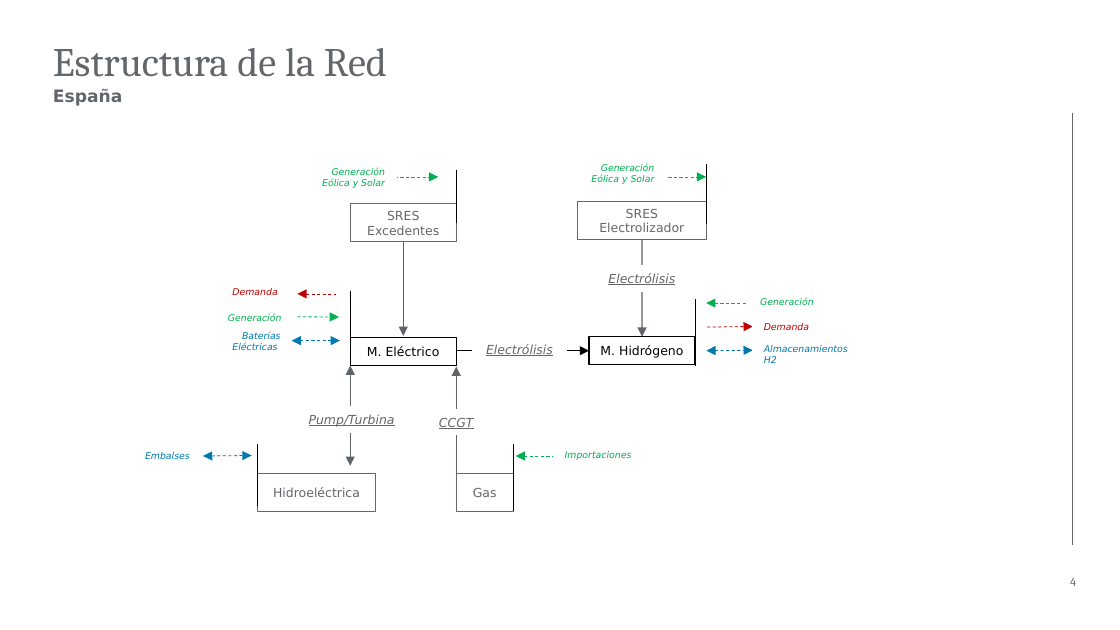
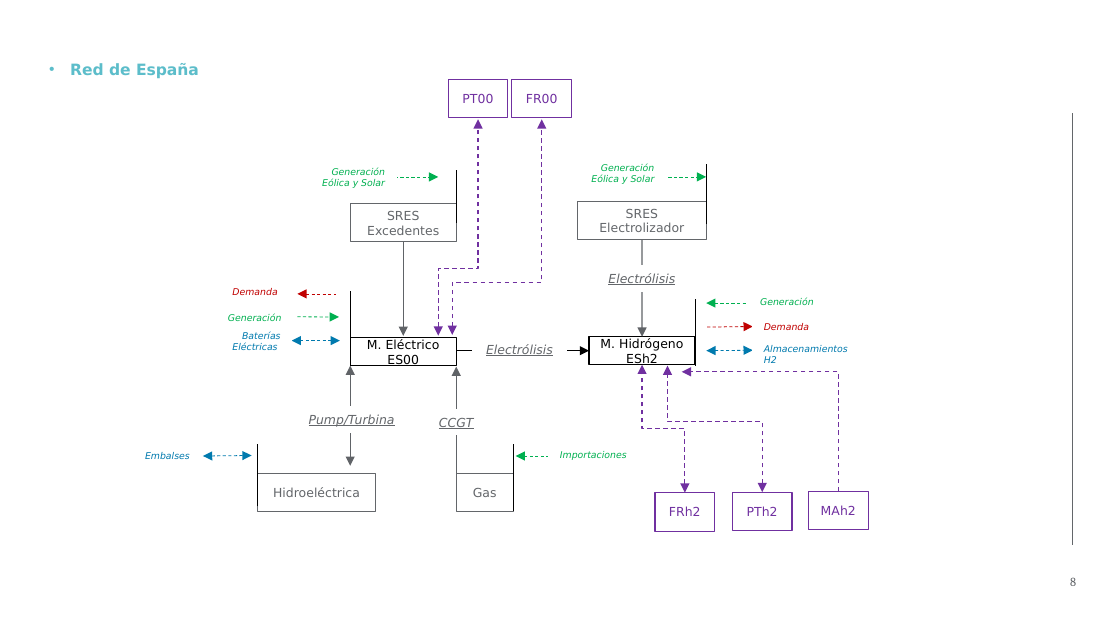
Before and after one commit to anabatres28-png/Dispatching-Project-in-PypSA, a slide deck: slide 8 of hojas_de_datos/presentación.pptx (slide 4 before the commit). Drawn at 1120x630 pixels with LibreOffice and Linux fonts; fonts in the diff are those of the drawing; background and template pictures are left out. Boxes give left, top, right and bottom in pixels: in the first picture for what was removed or moved away, otherwise in the second. Text is boxed around its words. In the diff, an @@ line names an element or a change of style, - is before the commit and + after.

```diff
--- a/hojas_de_datos/presentación.pptx
+++ b/hojas_de_datos/presentación.pptx
@@ text removed at (53, 48, 387, 77) @@
-Estructura de la Red
@@ text removed at (53, 89, 122, 106) @@
-España
@@ text added at (70, 63, 199, 78), 10 pt, text #5CBDCA, bold @@
+• Red de España
@@ rectangle added at (448, 80, 507, 118), fill #FFFFFF, outline #7030A0 0.75 pt, 8 pt, text #7030A0 @@
+PT00
@@ rectangle added at (512, 80, 571, 118), fill #FFFFFF, outline #7030A0 0.75 pt, 8 pt, text #7030A0 @@
+FR00
@@ elbow double arrow added from (438, 336) to (478, 120), #7030A0 0.75 pt dashed @@
@@ elbow double arrow added from (452, 335) to (542, 120), #7030A0 0.75 pt dashed @@
@@ text in rectangle at (367, 339, 440, 366): text changed @@
-M. Eléctrico
+M. Eléctrico ES00
@@ text in rectangle at (626, 353, 658, 366): paragraph added @@
+ESh2
@@ elbow double arrow added from (685, 493) to (642, 365), #7030A0 0.75 pt dashed @@
@@ elbow double arrow added from (763, 492) to (668, 365), #7030A0 0.75 pt dashed @@
@@ elbow arrow added from (839, 492) to (682, 372), #7030A0 0.75 pt dashed @@
@@ rectangle "Importaciones": place and size @@
-rectangle "Importaciones" at (553, 445, 660, 466)
+rectangle "Importaciones" at (549, 445, 655, 466)
@@ rectangle added at (655, 493, 715, 531), fill #FFFFFF, outline #7030A0 0.75 pt, 8 pt, text #7030A0 @@
+FRh2
@@ rectangle added at (732, 492, 792, 530), fill #FFFFFF, outline #7030A0 0.75 pt, 8 pt, text #7030A0 @@
+PTh2
@@ rectangle added at (809, 492, 868, 530), fill #FFFFFF, outline #7030A0 0.75 pt, 8 pt, text #7030A0 @@
+MAh2
@@ page number at (1070, 578, 1076, 586): text changed @@
-4
+8
```
Also in this commit, not shown: 11 other slides changed, 49 slides added, 47 slides removed, 22 other files.
